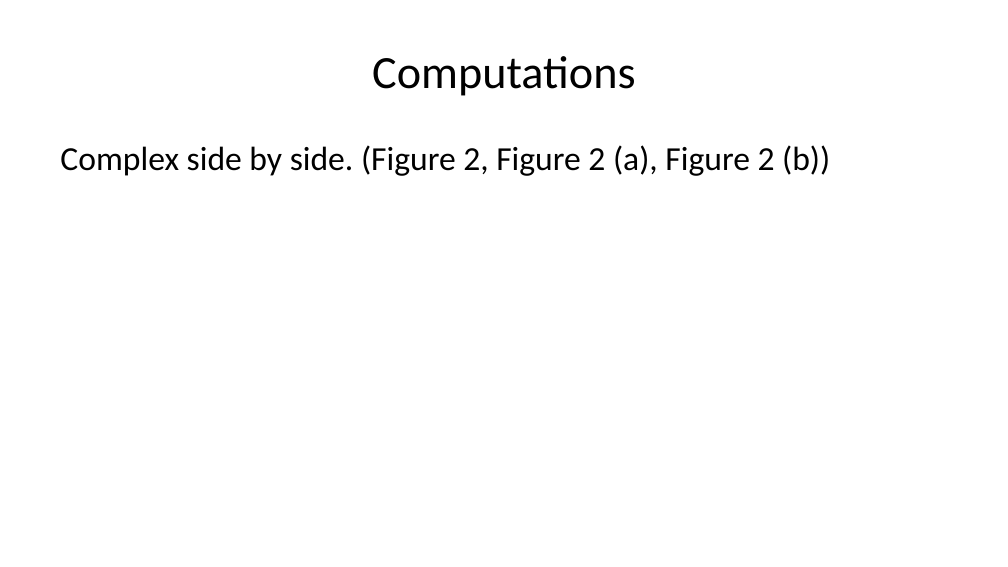
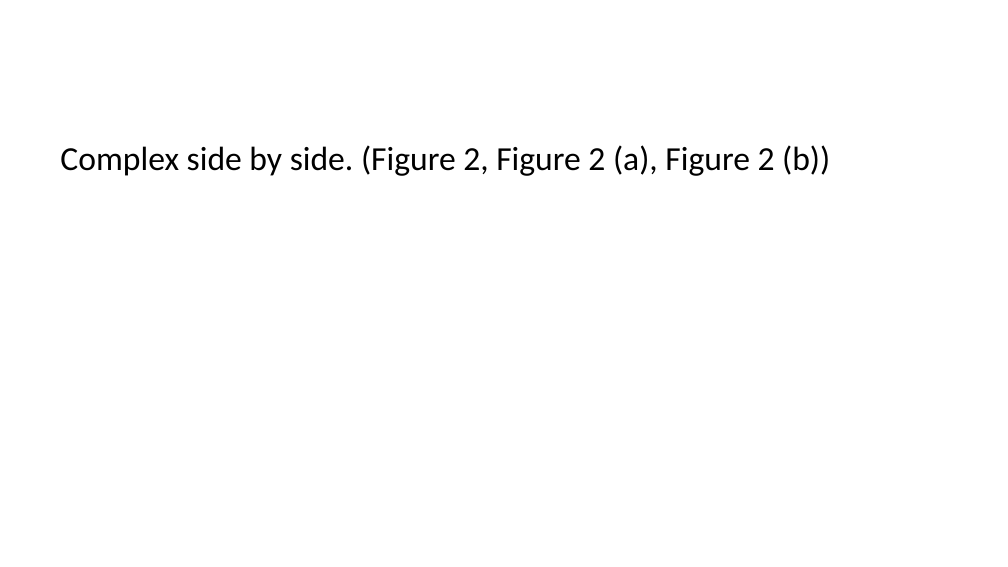
Before and after one commit to sun123zxy/sunquartex, a slide deck: slide 20 of examples/enpre.pptx (slide 13 before the commit). Drawn at 1008x567 pixels with LibreOffice and Linux fonts; fonts in the diff are those of the drawing. Boxes give left, top, right and bottom in pixels: in the first picture for what was removed or moved away, otherwise in the second. Text is boxed around its words. In the diff, an @@ line names an element or a change of style, - is before the commit and + after.

```diff
--- a/examples/enpre.pptx
+++ b/examples/enpre.pptx
@@ title removed at <box>372,56,635,96</box> @@
-Computations
```
Also in this commit, not shown: 7 other slides changed, 8 slides added, 39 other files.
